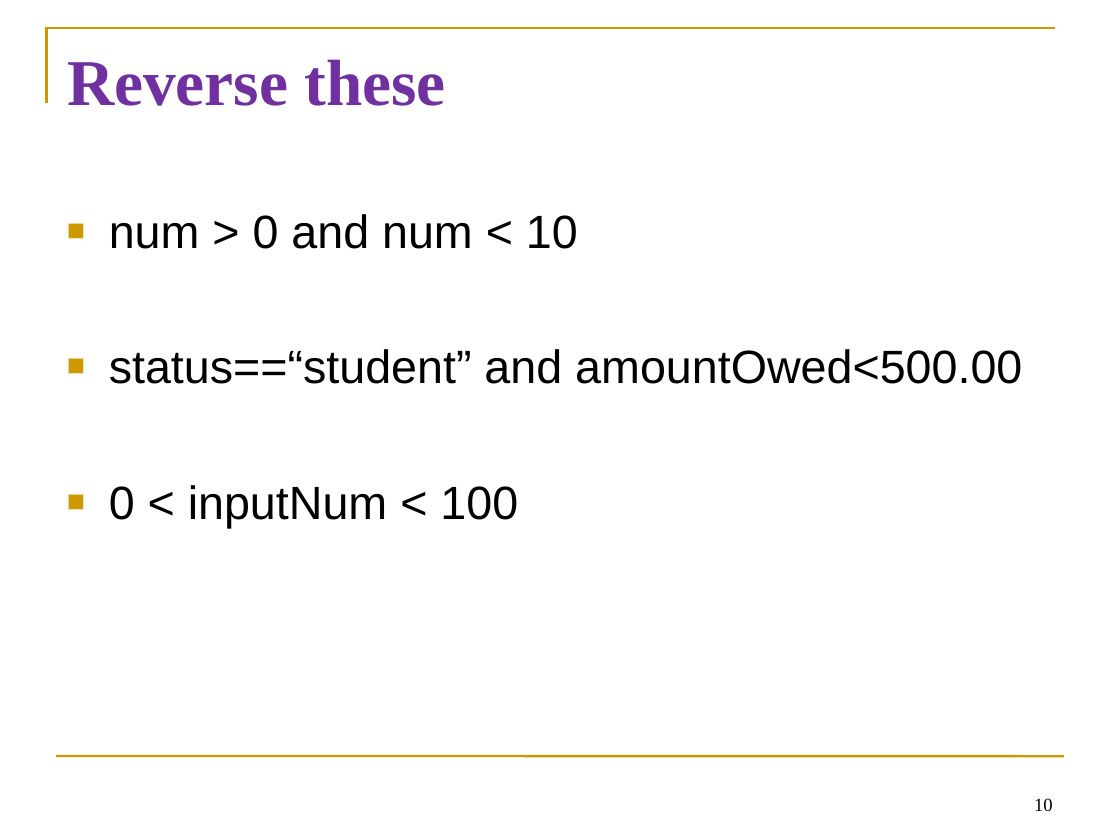
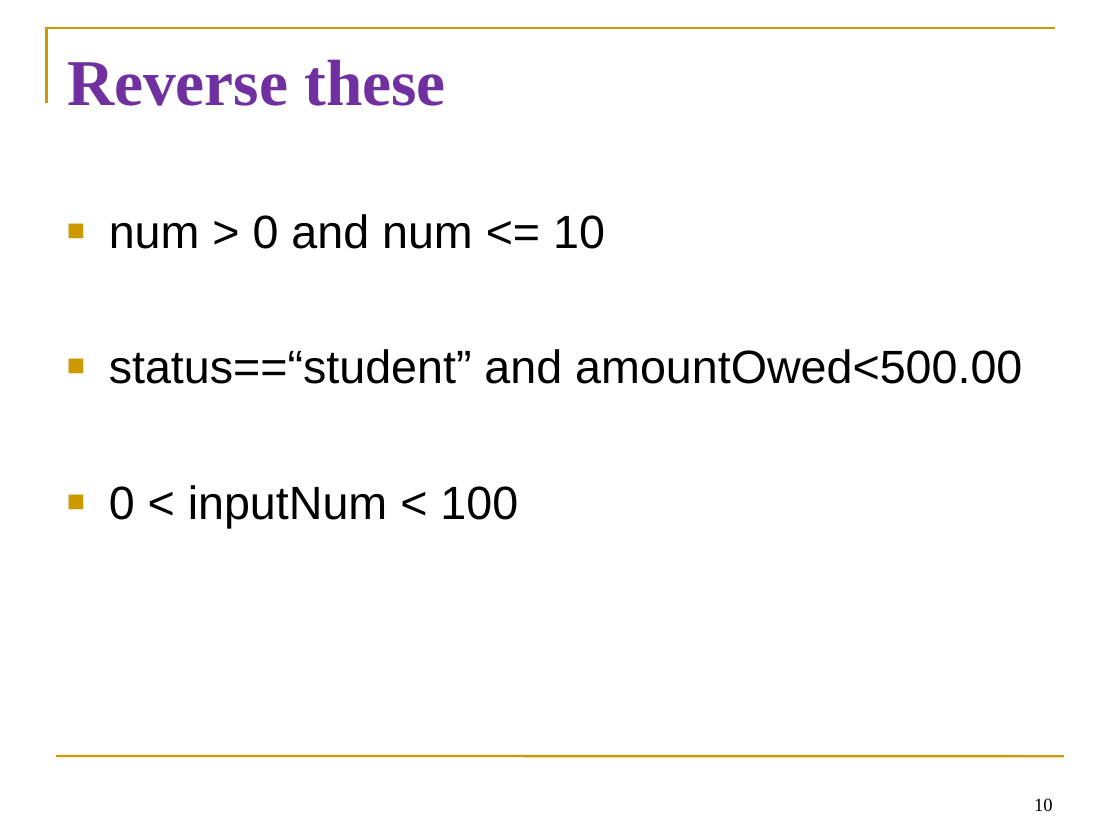
Before and after one commit to diesburg/cs1510_sp26, a slide deck: slide 10 of sessions/s14/s14.ppt. Drawn at 1120x840 pixels with LibreOffice and Linux fonts; fonts in the diff are those of the drawing. Boxes give left, top, right and bottom in pixels: in the first picture for what was removed or moved away, otherwise in the second. Text is boxed around its words. In the diff, an @@ line names an element or a change of style, - is before the commit and + after.

```diff
--- a/sessions/s14/s14.ppt
+++ b/sessions/s14/s14.ppt
@@ text at [109, 214, 605, 249]: text changed @@
-■ num > 0 and num < 10
+■ num > 0 and num <= 10
```
Also in this commit, not shown: 1 other slide changed, 3 slides added, 23 slides removed, 2 other files.
